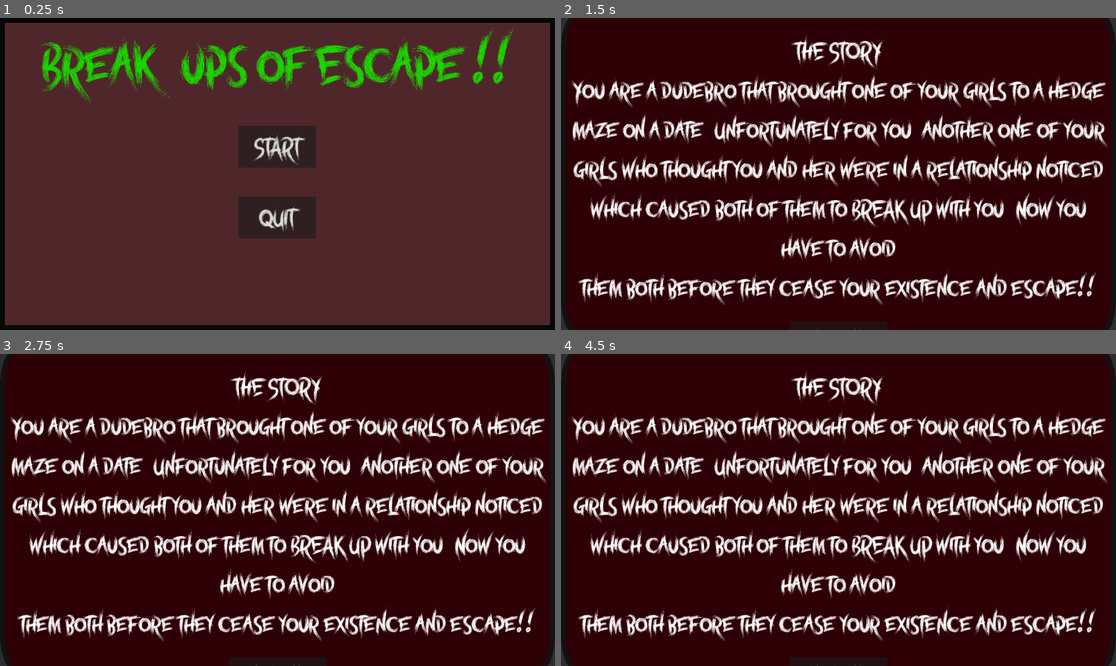
Above: before the commit, frames 1-4 (two rows, left to right).
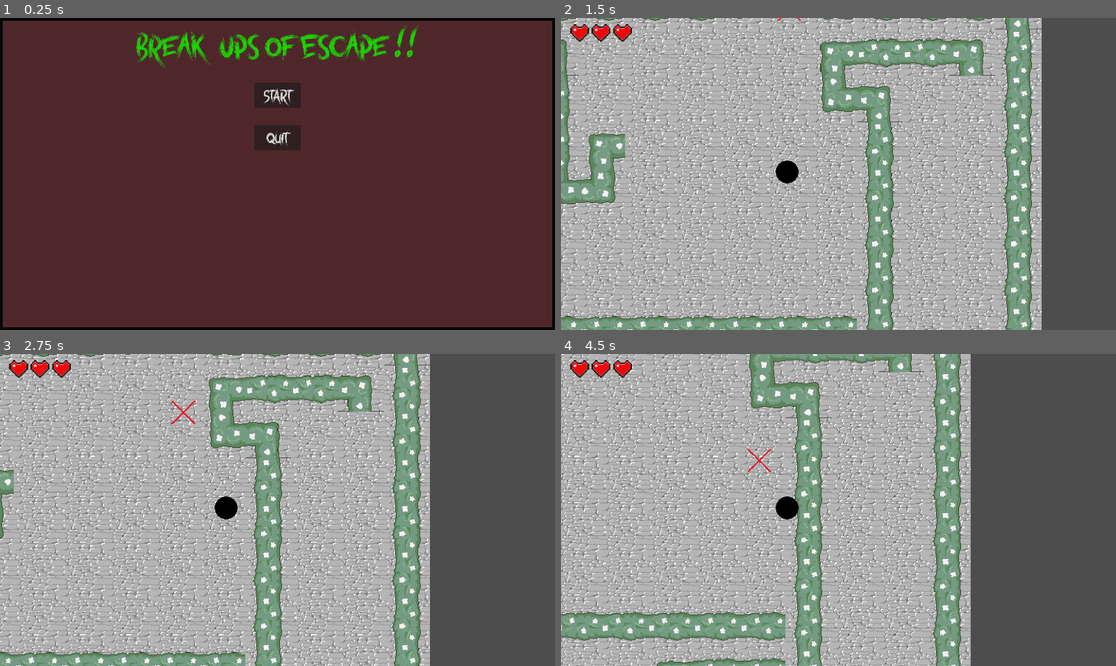
Above: after the commit, the same moments.

Repository: JoshKroft/2025GameJamSpring
Game: Godot game, scene res://Menus/StartMenu.tscn
The game is run twice, just before and just after one commit, with the same random seed, the same clock (stepped at 60 frames per second) and the same inputs.
Inputs (mouse positions are in pixels of both pictures, inside the frame that each line leads up to):
- Up to frame 1 (0.25 s): no input
- Up to frame 2 (1.5 s): click "START" at 0.5 s; click (838, 180) at 1.25 s, where only the run after the commit has a clickable "START GAME"
- Up to frame 3 (2.75 s): hold D (right) from 2.03 s (still down)
- Up to frame 4 (4.5 s): release D (right) at 2.78 s; hold S (down) 2.78-3.53 s; hold D (right) 3.53-4.28 s; hold W (up) from 4.28 s (still down)

The runs differ from the first frame. In frame 1, 13% of the frame differs, in the area x 0-100%, y 0-100%; in frame 2, 98%; in frame 3, 98%; in frame 4, 98%.

Commit message:
ExportedSprites

Diff:
--- a/Character Scripts/Player.gd
+++ b/Character Scripts/Player.gd
@@ -41,14 +41,16 @@
 
 func update_heart_display():
 	for i in range(hearts_list.size()):
-		hearts_list[i].visible = 1 < health
+		hearts_list[i].visible = i < health
 
 	# player dead
 	if health <= 0:
 		alive = false
+		game_over()
 
 func game_over():
-	get_tree().reload_current_scene()
+	if alive == false:
+		get_tree().change_scene_to_file("res://Menus/GameOverScreen.tscn")
 
 
 func _on_area_2d_body_entered(body: Node2D) -> void:
--- a/Menus/WinArea.tscn
+++ /dev/null
@@ -1,9 +0,0 @@
-[gd_scene load_steps=2 format=3 uid="uid://cc1o2ydbboccd"]
-
-[sub_resource type="RectangleShape2D" id="RectangleShape2D_lchli"]
-size = Vector2(92, 20)
-
-[node name="WinArea" type="Area2D"]
-
-[node name="CollisionShape2D" type="CollisionShape2D" parent="."]
-shape = SubResource("RectangleShape2D_lchli")
--- a/Tiles/crazy_exalmost.tscn
+++ b/Tiles/crazy_exalmost.tscn
@@ -26,7 +26,6 @@
 texture = ExtResource("2_wpuuu")
 
 [node name="NavigationAgent2D" type="NavigationAgent2D" parent="." groups=["Player"]]
-debug_enabled = true
 
 [node name="Hurtbox" type="Area2D" parent="." groups=["Player"]]
 
--- a/project.godot
+++ b/project.godot
@@ -14,6 +14,11 @@
 run/main_scene="res://Menus/StartMenu.tscn"
 config/features=PackedStringArray("4.3", "Forward Plus")
 config/icon="res://icon.svg"
+
+[display]
+
+window/size/viewport_width=1920
+window/size/viewport_height=1080
 
 [input]
 
Not shown: 1 places in 2025 Game Jam.tscn that only renumber resources
Not shown: 1 places in Player.tscn that only renumber resources
Binary file added: Sprites/dudebro1.png
Not shown, added: Sprites/dudebro1.png.import
Binary file added: Sprites/dudebro2.png
Not shown, added: Sprites/dudebro2.png.import
Binary file added: Sprites/dudebro3.png
Not shown, added: Sprites/dudebro3.png.import
Binary file added: Sprites/dudebro4.png
Not shown, added: Sprites/dudebro4.png.import
Binary file added: Sprites/dudebro5.png
Not shown, added: Sprites/dudebro5.png.import
(and 4 more such lines)
